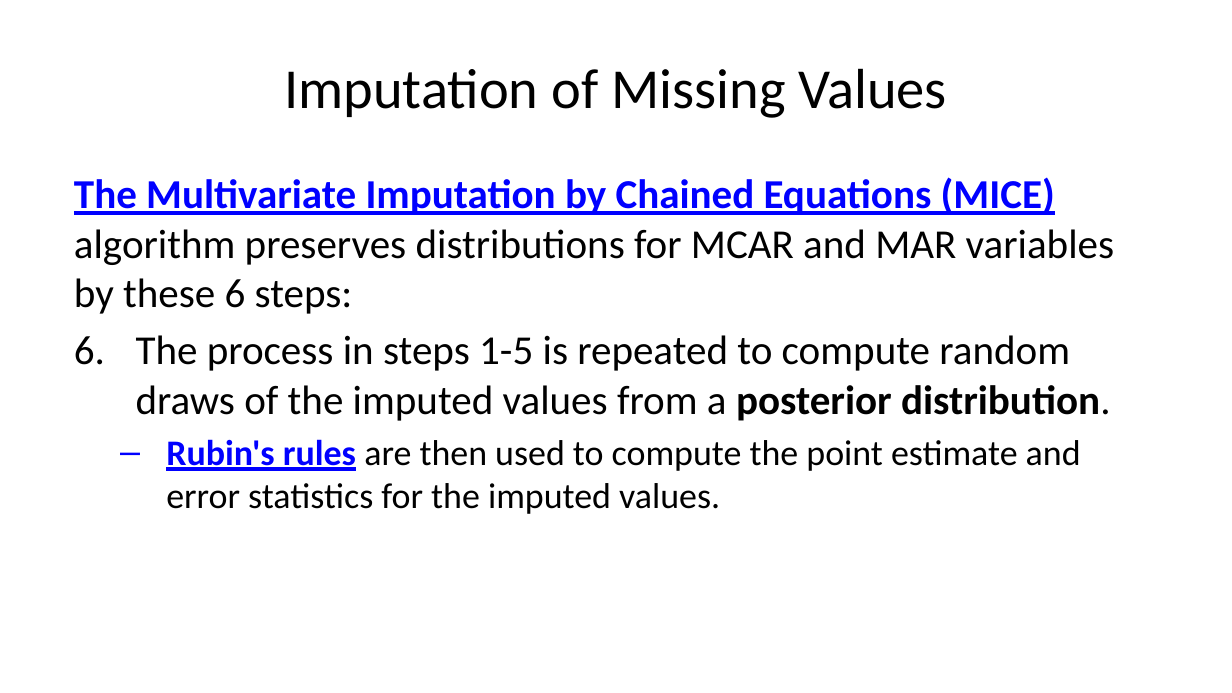
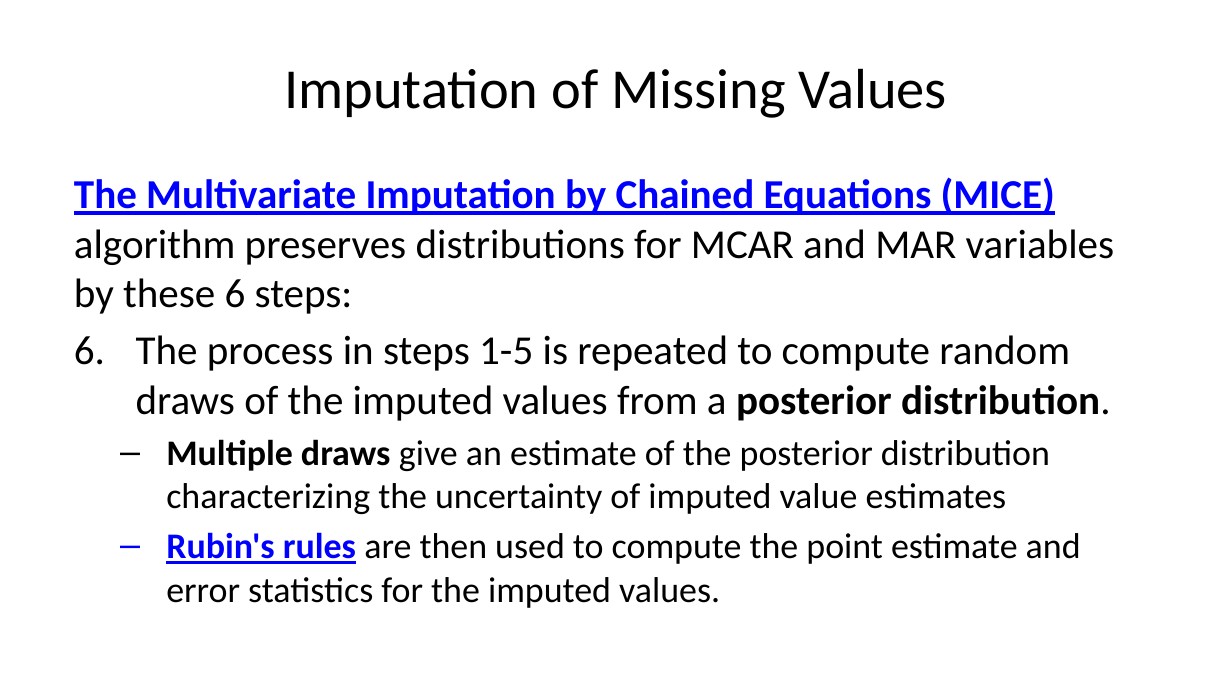
Before and after one commit to StephenElston/CSCI-E-83, a slide deck: slide 70 of LectureSlides/11_ModelsForMessyData.pptx (slide 68 before the commit). Drawn at 1232x693 pixels with LibreOffice and Linux fonts; fonts in the diff are those of the drawing. Boxes give left, top, right and bottom in pixels: in the first picture for what was removed or moved away, otherwise in the second. Text is boxed around its words. In the diff, an @@ line names an element or a change of style, - is before the commit and + after.

Commit message:
Added and updated slides on imputation

```diff
--- a/LectureSlides/11_ModelsForMessyData.pptx
+++ b/LectureSlides/11_ModelsForMessyData.pptx
@@ text at [166,439,1050,514]: paragraph added @@
+  – Multiple draws give an estimate of the posterior distribution characterizing the uncertainty of imputed value estimates
```
Also in this commit, not shown: 5 other slides changed, 4 slides added.
